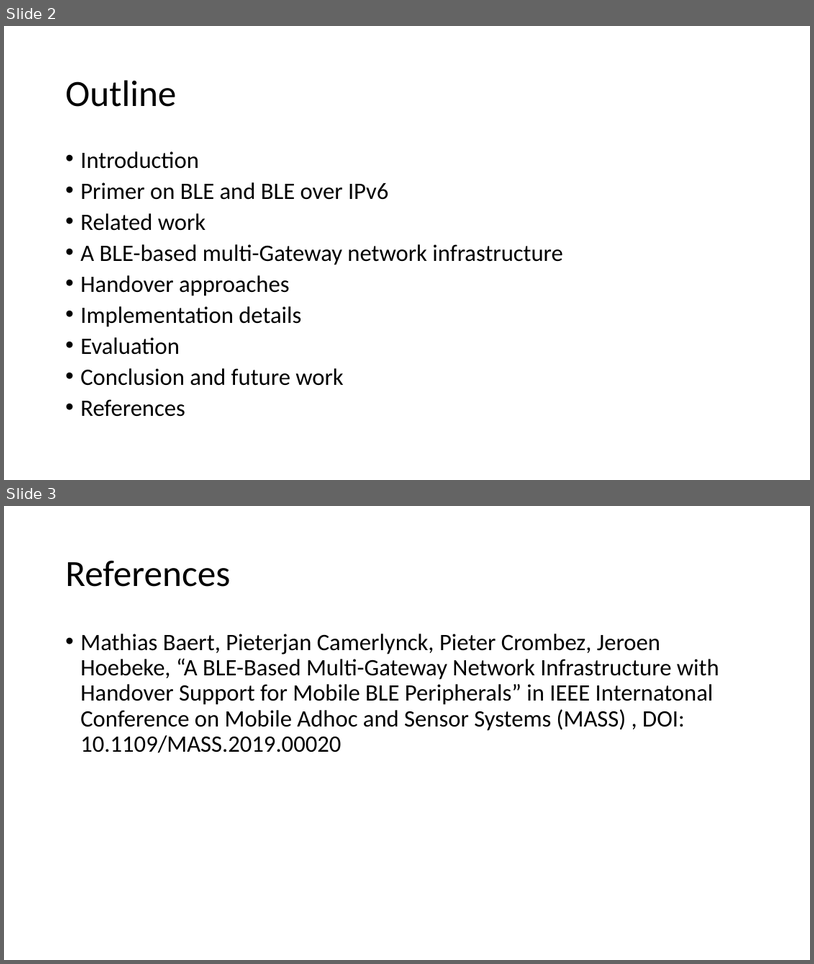
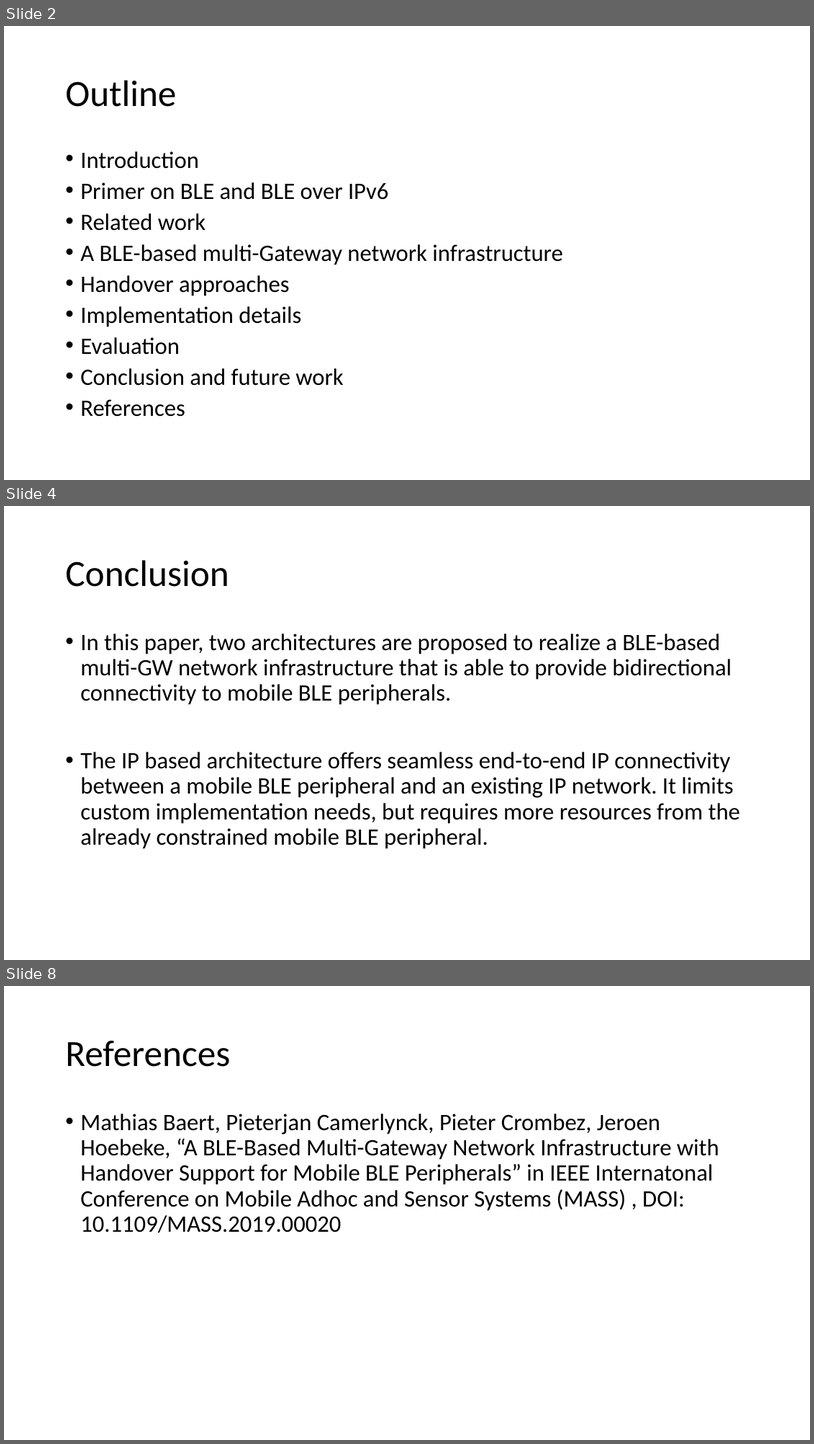
Before and after one commit to EKOISMYLOVE/NTUT_GM_PPT, a slide deck: A BLE-based multi-gateway network infrastructure with handover support for mobile BLE peripherals.pptx. Shown one above the other, each under a label of ours: slides 2 and 3 before the commit, slides 2, 4 and 8 after it; the slides between them are not shown. The pictures are 814x964 and 814x1444 pixels, drawn with LibreOffice and Linux fonts; fonts in the diff are those of the drawing. Boxes give left, top, right and bottom in pixels: in the first picture for what was removed or moved away, otherwise in the second. Text is boxed around its words. In the diff, an @@ line names an element or a change of style, - is before the commit and + after.

Commit message:
Conclusion

```diff
--- a/A BLE-based multi-gateway network infrastructure with handover support for mobile BLE peripherals.pptx
+++ b/A BLE-based multi-gateway network infrastructure with handover support for mobile BLE peripherals.pptx
@@ slide 4 added at [4, 506, 810, 960], background #FFFFFF @@
@@ title added at [65, 560, 229, 587], 44 pt, text #000000 @@
+Conclusion
@@ text added at [80, 633, 741, 849], 28 pt, text #000000 @@
+• In this paper, two architectures are proposed to realize a BLE-based multi-GW network infrastructure that is able to provide bidirectional connectivity to mobile BLE peripherals.
+• The IP based architecture offers seamless end-to-end IP connectivity between a mobile BLE peripheral and an existing IP network. It limits custom implementation needs, but requires more resources from the already constrained mobile BLE peripheral.
@@ what was slide 3 is now slide 8 @@
```
Also in this commit, not shown: 4 other slides added.
